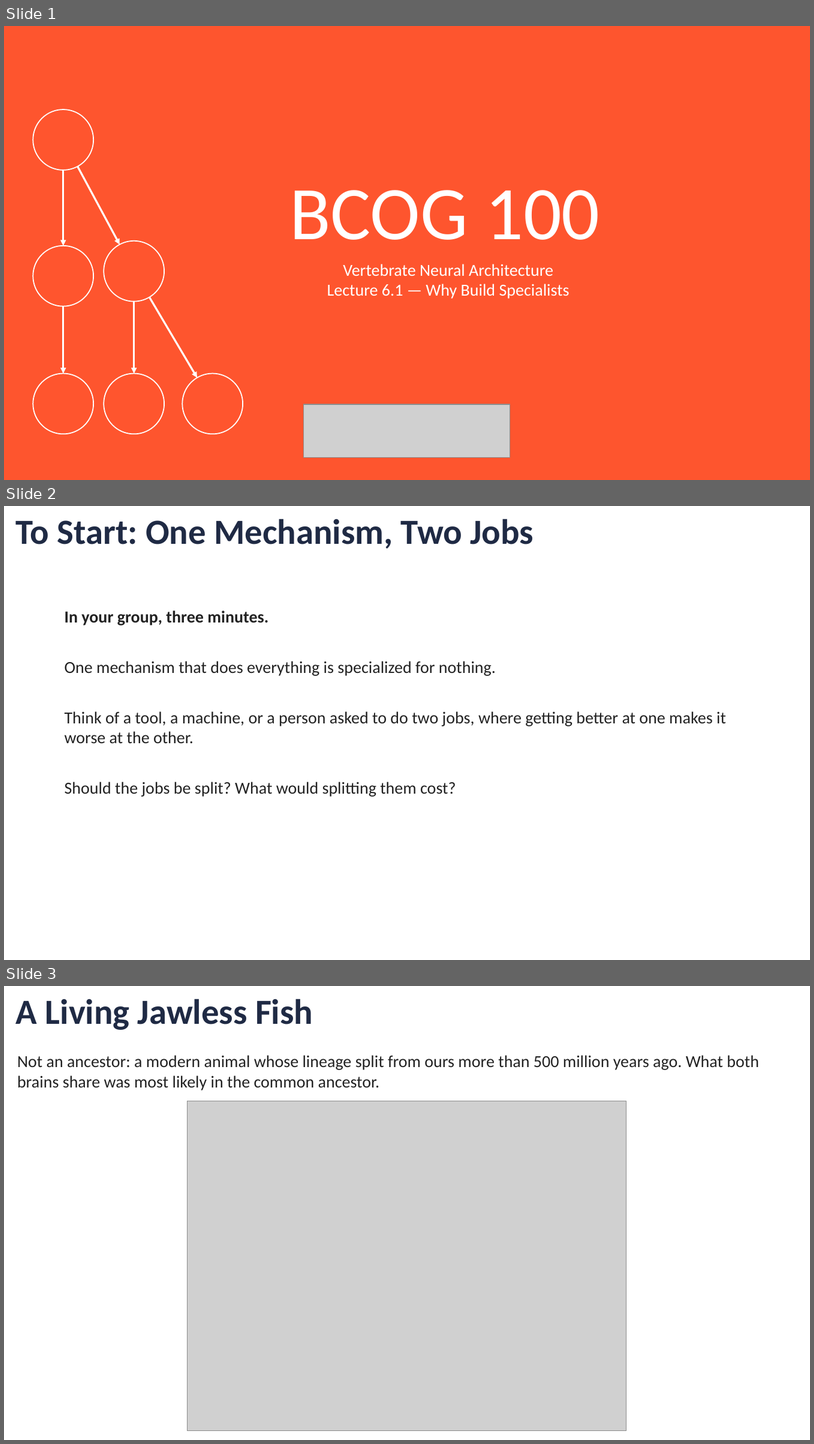
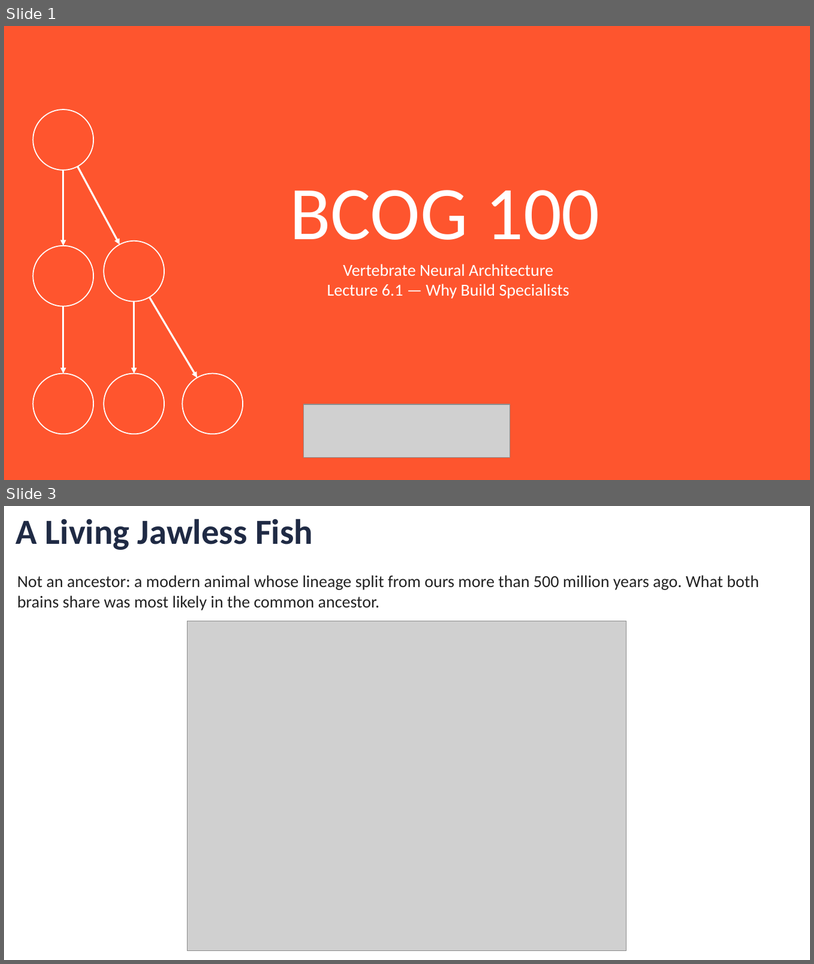
Before and after one commit to jonwillits/intro_to_bcs, a slide deck: vertebrate_neural_architecture/vertebrate_neural_architecture_lecture_1.pptx. Shown one above the other, each under a label of ours: slides 1, 2 and 3 before the commit, slides 1 and 3 after it; the slides between them are not shown. The pictures are 814x1444 and 814x964 pixels, drawn with LibreOffice and Linux fonts; fonts in the diff are those of the drawing; grey boxes stand for pictures. Boxes give left, top, right and bottom in pixels: in the first picture for what was removed or moved away, otherwise in the second. Text is boxed around its words. In the diff, an @@ line names an element or a change of style, - is before the commit and + after.

```diff
--- a/vertebrate_neural_architecture/vertebrate_neural_architecture_lecture_1.pptx
+++ b/vertebrate_neural_architecture/vertebrate_neural_architecture_lecture_1.pptx
@@ slide 2 removed at (x1=4, y1=506, x2=810, y2=960), background #FFFFFF @@
@@ text removed at (x1=16, y1=519, x2=534, y2=549) @@
-To Start: One Mechanism, Two Jobs
@@ text removed at (x1=65, y1=610, x2=726, y2=796) @@
-In your group, three minutes.
-One mechanism that does everything is specialized for nothing.
-Think of a tool, a machine, or a person asked to do two jobs, where getting better at one makes it worse at the other.
-Should the jobs be split? What would splitting them cost?
```
Also in this commit, not shown: 1 slide changed, 2 slides added, 1 other slide removed, 16 other files.
